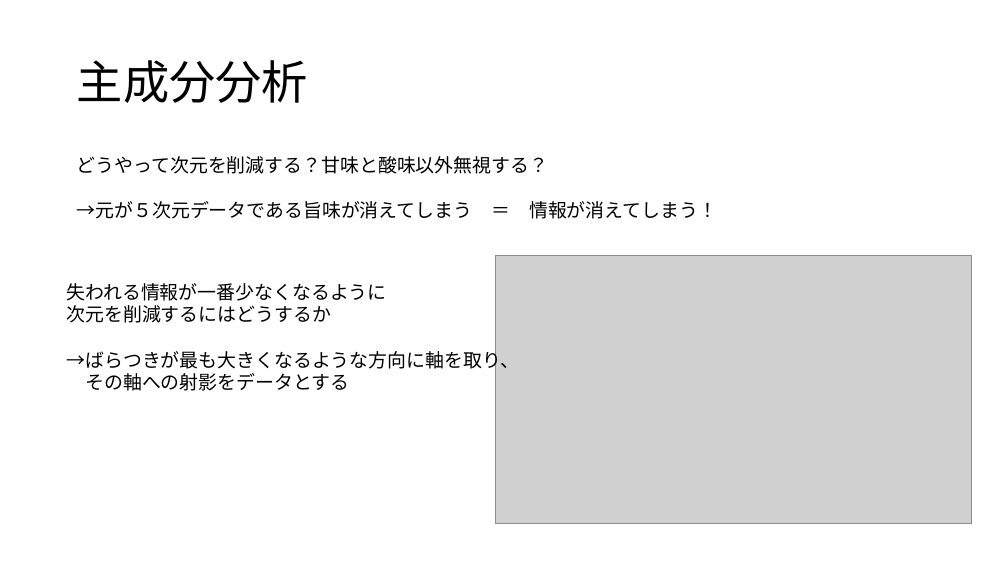
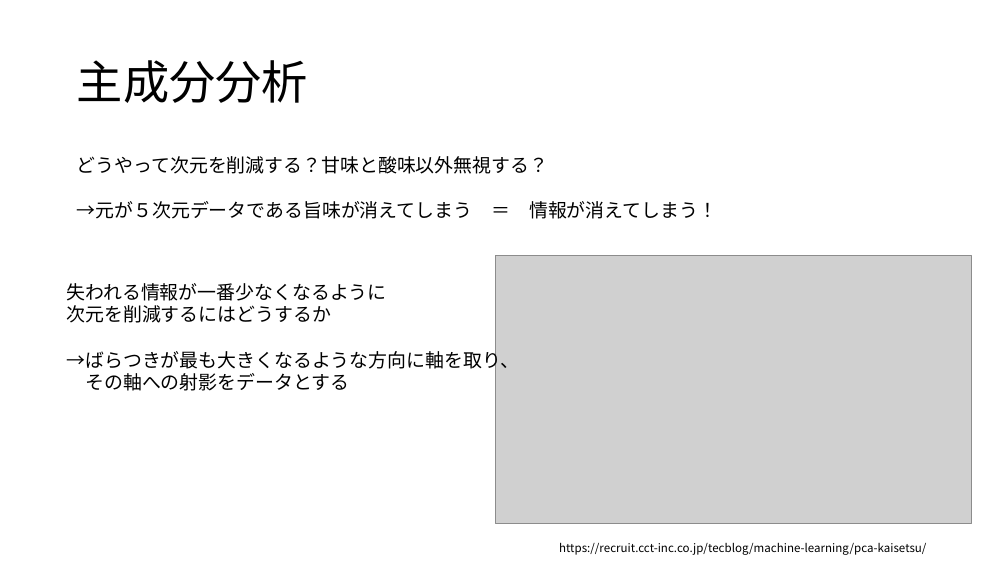
Before and after one commit to kaY-hR/MathNote, a slide deck: slide 2 of resource/主成分分析(PCA).pptx. Drawn at 1008x567 pixels with LibreOffice and Linux fonts; fonts in the diff are those of the drawing; grey boxes stand for pictures. Boxes give left, top, right and bottom in pixels: in the first picture for what was removed or moved away, otherwise in the second. Text is boxed around its words. In the diff, an @@ line names an element or a change of style, - is before the commit and + after.

```diff
--- a/resource/主成分分析(PCA).pptx
+++ b/resource/主成分分析(PCA).pptx
@@ text added at box(559, 542, 926, 555), 11 pt, text #000000 @@
+https://recruit.cct-inc.co.jp/tecblog/machine-learning/pca-kaisetsu/
```
Also in this commit, not shown: 22 other files.
